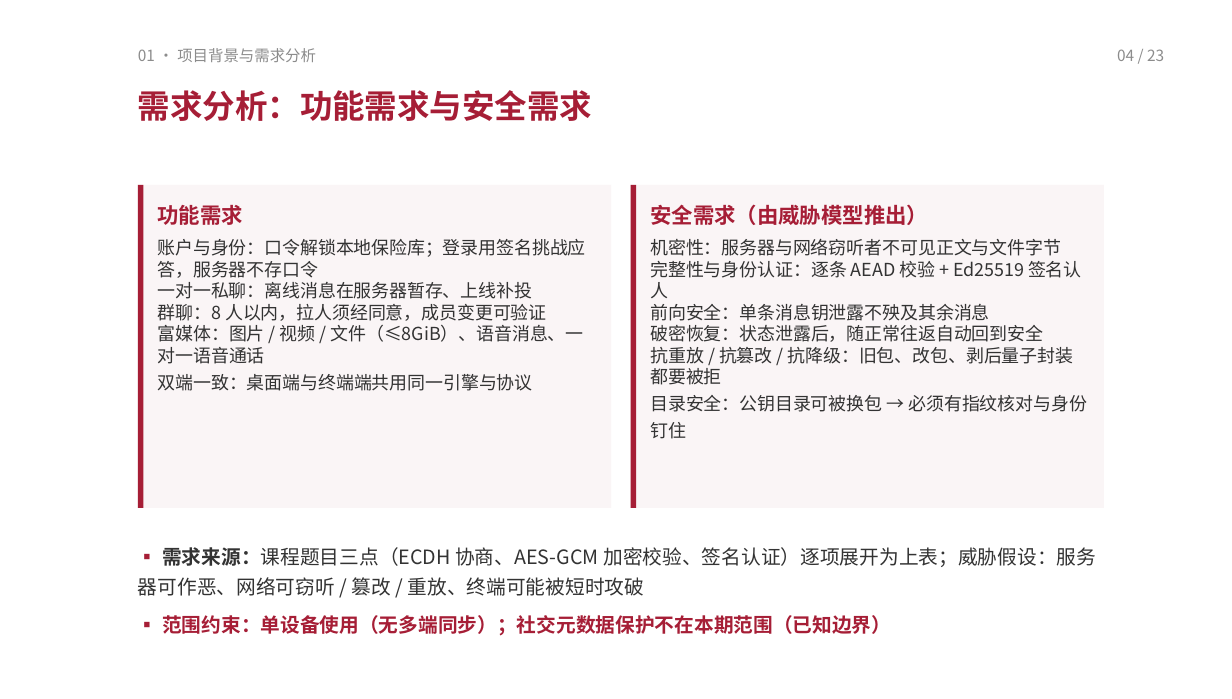
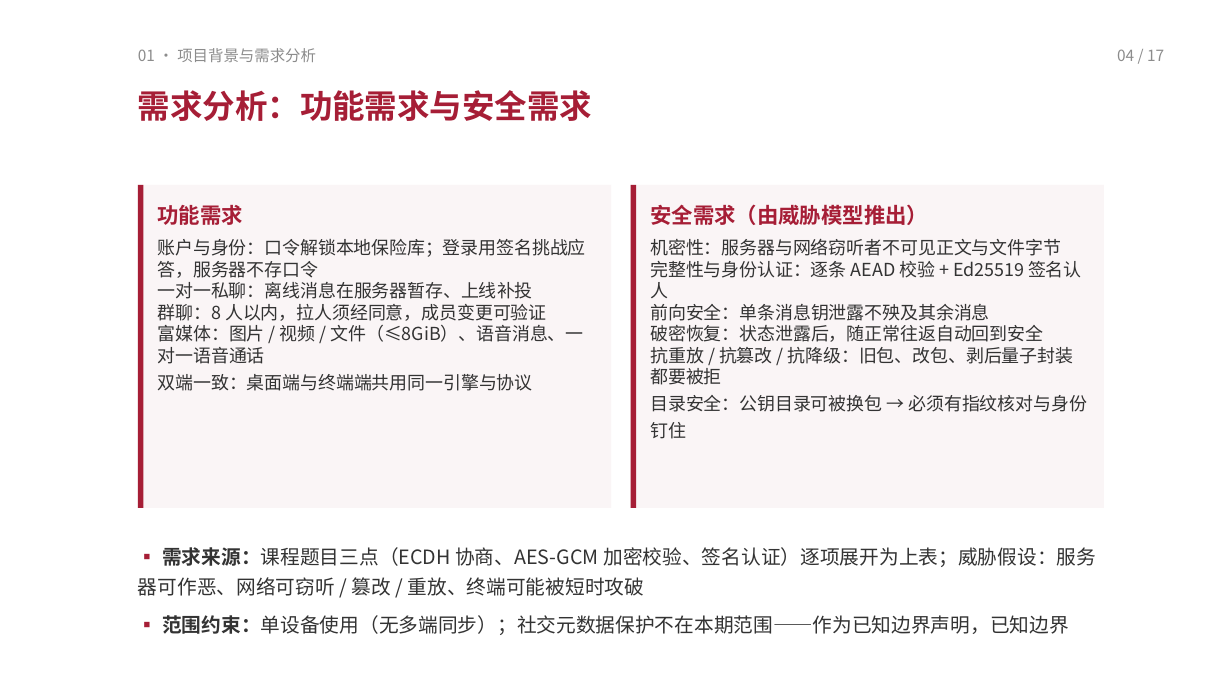
Before and after one commit to TomHaoZi/ECNUchat, a slide deck: slide 4 of 中期汇报/ECNUchat-中期汇报.pptx. Drawn at 1232x699 pixels with LibreOffice and Linux fonts; fonts in the diff are those of the drawing. Boxes give left, top, right and bottom in pixels: in the first picture for what was removed or moved away, otherwise in the second. Text is boxed around its words. In the diff, an @@ line names an element or a change of style, - is before the commit and + after.

```diff
--- a/中期汇报/ECNUchat-中期汇报.pptx
+++ b/中期汇报/ECNUchat-中期汇报.pptx
@@ text at (1117,49,1164,61): text changed @@
-04 / 23
+04 / 17
@@ text at (162,615,1069,635): text changed; text colour #A61E36 to #333333; bold off @@
-▪ 范围约束：单设备使用（无多端同步）；社交元数据保护不在本期范围（已知边界）
+▪ 范围约束：单设备使用（无多端同步）；社交元数据保护不在本期范围——作为已知边界声明，已知边界
```
Also in this commit, not shown: 14 other slides changed, 6 slides removed, 3 other files.
